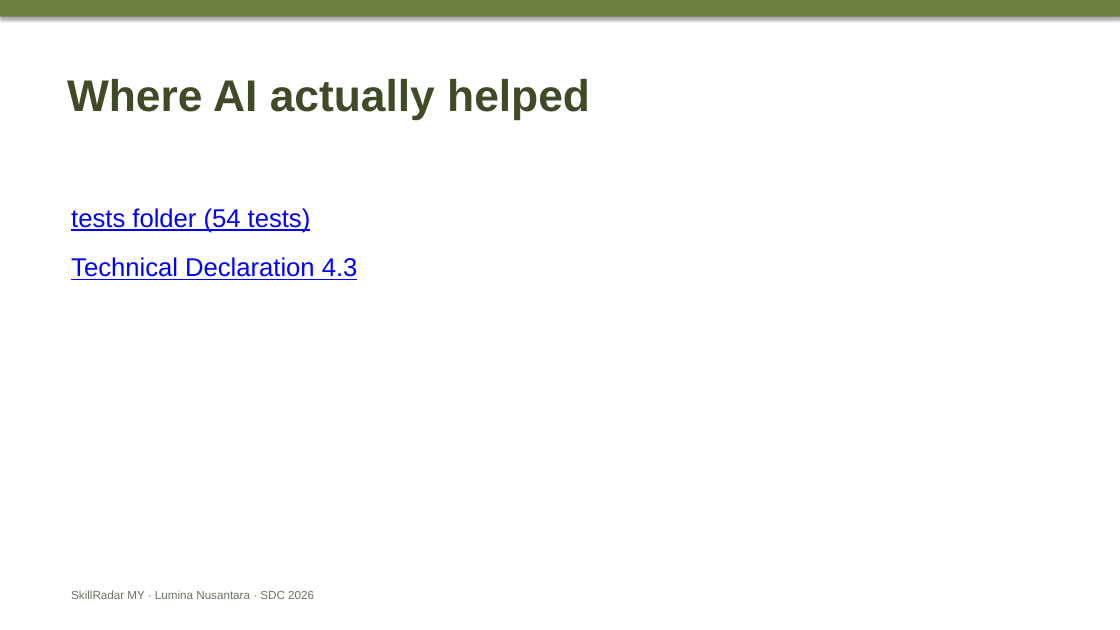
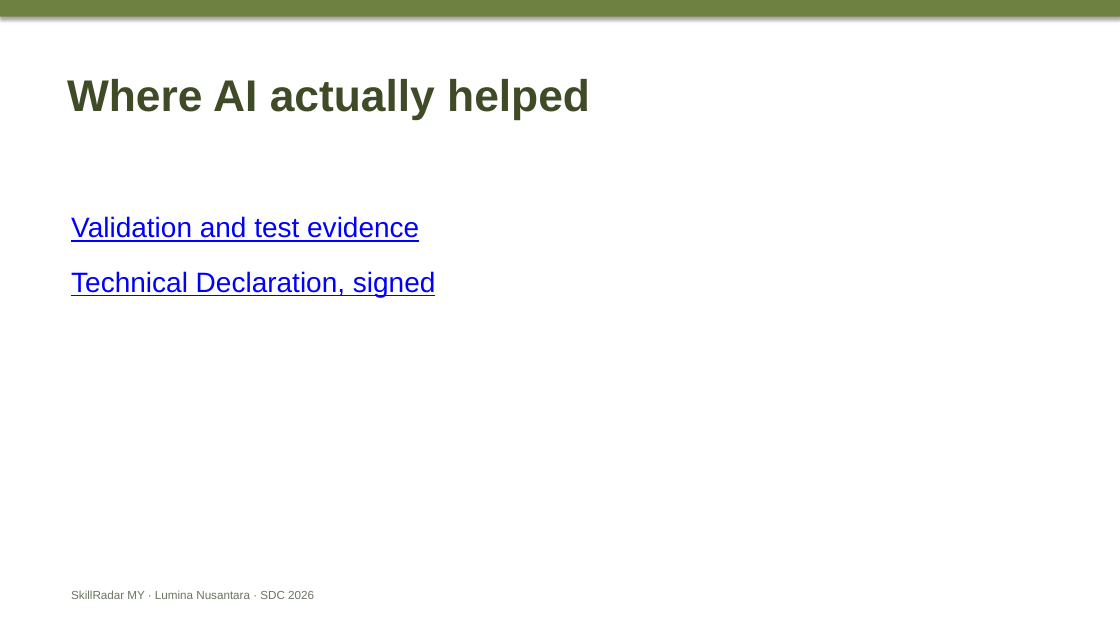
Before and after one commit to douyinlin/sdc2026-lumina-nusantara, a slide deck: slide 3 of team/CUE_DECK_4min10_to_6min.pptx. Drawn at 1120x630 pixels with LibreOffice and Linux fonts; fonts in the diff are those of the drawing. Boxes give left, top, right and bottom in pixels: in the first picture for what was removed or moved away, otherwise in the second. Text is boxed around its words. In the diff, an @@ line names an element or a change of style, - is before the commit and + after.

Commit message:
docs: add readable data, tech and validation pages and point the cue deck at them

```diff
--- a/team/CUE_DECK_4min10_to_6min.pptx
+++ b/team/CUE_DECK_4min10_to_6min.pptx
@@ text at <box>71,216,435,297</box>: text changed; size 22 to 24 pt @@
-tests folder (54 tests)
-Technical Declaration 4.3
+Validation and test evidence
+Technical Declaration, signed
```
Also in this commit, not shown: 6 other slides changed, 4 other files.
